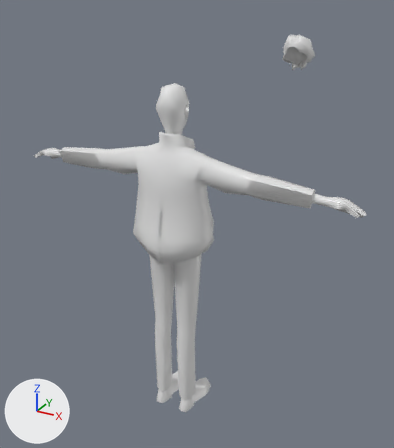
A saved change to the FBX model Assets/Models/Characters/Rig_Ted.fbx.
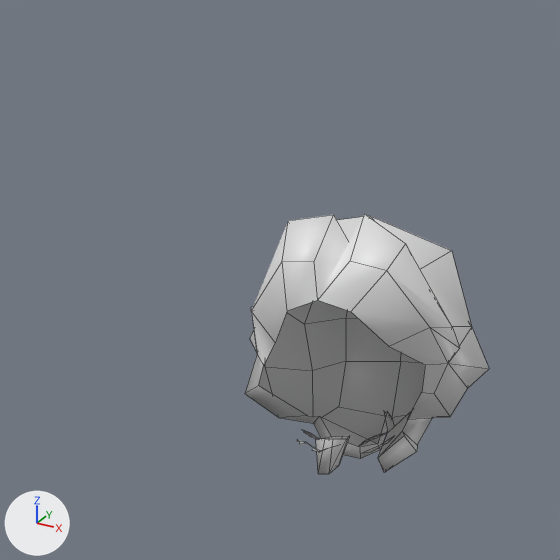
The first picture shows the older version from a camera (50 mm lens) standing at (3.67, 0.23, 2.07) and looking at (2.24, 2.84, 0.76). The close-ups show both versions on the part from 63% to 83% of the width and 1% to 18% of the height of that picture; other places that the commit changed are outside them. Arrows for +X, +Y and +Z are at lower left; the lights stay in place. The close-ups show mesh edges as thin lines. Where no turn or scale is listed for an object, it has been applied to the vertices.

Objects in the first close-up: 'char_Face_Ted'.
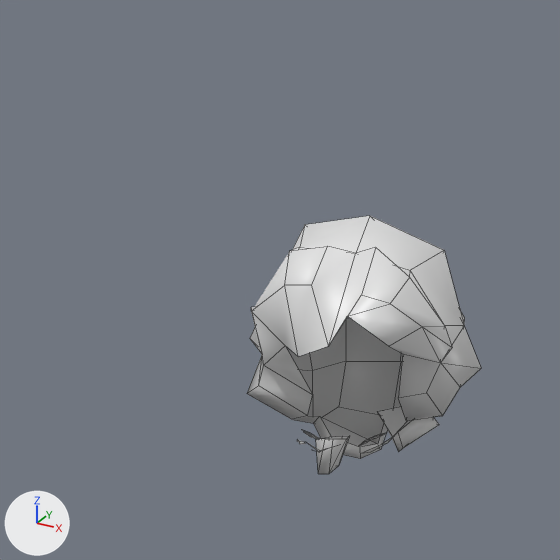
The newer file is also turned or shifted as a whole; pictures and numbers use the older file's frame.

Diff of the bpy script that builds the scene:
```diff
--- a/Assets/Models/Characters/Rig_Ted.fbx.py
+++ b/Assets/Models/Characters/Rig_Ted.fbx.py
@@ me_plane @@
 # used by ob_char_face_ted; location = (2.4452, 3.7375, 1.6511)
-me_plane.from_pydata(...)  # 124 vertices, 103 faces; spans x -0.106..0.119, y -0.005..0.205, z -0.108..0.12
+me_plane.from_pydata(...)  # 126 vertices, 108 faces; spans x -0.106..0.109, y 0.003..0.205, z -0.102..0.113
+# me_plane part 1
+# 1 face is deleted
+# 6 vertices in x 0.06..0.119, y 0.032..0.106, z -0.029..0.072 move by (-0.01, 0.009, -0.001)
+# 3 vertices in x 0.08..0.104, y 0.066..0.114, z -0.03..0.087 move by (-0.01, 0.009, 0.0)
+# 31 vertices move from x -0.096..0.1, y -0.005..0.147, z -0.108..0.12 to x -0.091..0.091, y 0.003..0.14, z -0.09..0.091
+# 2 vertices are added at (0.048, 0.109, -0.036), (-0.05, 0.128, -0.046)
+# 5 new faces join them, mat_ted (white #e7e7e7)
 me_plane.materials.append(mat_ted)
```

Location of each change, (x1, y1, x2, y2) in pixels of the close-ups (560 x 560 px):
'char_Face_Ted', reshaped
    before: (245, 214, 489, 474)
    after: (247, 216, 481, 474)
part 1 of me_plane, built on
    before: (245, 214, 489, 472)
    after: (247, 216, 481, 452)
